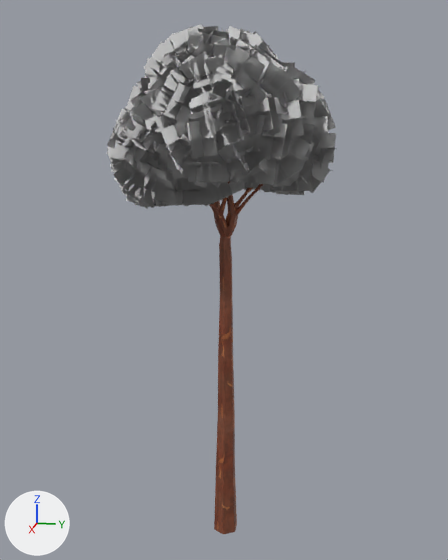
The FBX model Assets/art/nature/Trees/mesh/treeTop.fbx: old version first, new version second.
Rendered twice from a camera (50 mm lens) standing at (30.34, 3.4, 12.6) and looking at (13.0, -0.07, 8.27). The axes (+X, +Y, +Z) are drawn at lower left. The lights are the same throughout. Where no turn or scale is listed for an object, it has been applied to the vertices. Vertices at the same position are counted once.

The first picture shows 'treeTop'.
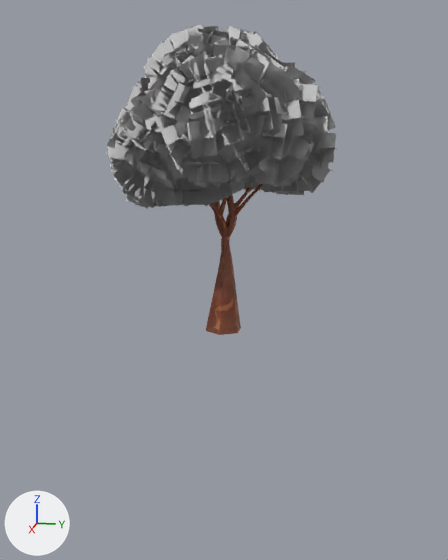
The newer file is also rescaled (x1.823), turned or shifted as a whole; pictures and numbers use the older file's frame.

Changed parts and their boxes (x1, y1, x2, y2) in the pictures (448 x 560 px; the box of a moved part takes in the faces that stretch with it):
'treeTop', reshaped (39% shorter): before (107, 24, 337, 534); after (107, 24, 337, 335)
part 1 of me_plane_001, moved or reshaped: before (212, 207, 243, 534); after (206, 207, 243, 335)
part 2 of me_plane_001, surface changed: before (219, 244, 232, 297); after (219, 245, 233, 265)

Diff of the bpy script that builds the scene:
```diff
--- a/Assets/art/nature/Trees/mesh/treeTop.fbx.py
+++ b/Assets/art/nature/Trees/mesh/treeTop.fbx.py
@@ me_plane_001 @@
 # used by ob_treetop; location = (13.1, 0.0, 0.0)
-me_plane_001.from_pydata(...)  # 10204 vertices, 3411 faces; spans x -3.1..3.3, y -3.2..3.0, z 0.1..15.2
+me_plane_001.from_pydata(...)  # 10192 vertices, 3399 faces; spans x -3.1..3.3, y -3.2..3.0, z 6.8..15.2
+# me_plane_001 part 1
+# 25 vertices are removed from x -0.4..0.4, y -0.3..0.4, z 0.1..10.3
+# 60 faces are deleted
+# 3 vertices in x -0.3..-0.2, y -0.2..0.2, z 7.8 move by (0.1, 0.0, 1.0)
+# 3 vertices in x 0.0..0.1, y -0.2..0.2, z 7.8 move by (0.0, 0.0, 1.0)
+# 11 vertices move from x -0.2..0.3, y -0.3..0.2, z 5.9..10.3 to x -0.4..0.3, y -0.4..0.3, z 7.8..10.3
+# 13 vertices are added at x -0.5..0.6, y -0.5..0.4, z 6.8..10.3
+# 48 new faces join them, mat_wood (picture img_bark_07_basecolor_1k_png)
+# me_plane_001 part 2: 24 kept faces spanning x -0.4..0.3, y -0.4..0.3, z 7.8..9.3 get new texture (UV) coordinates
 me_plane_001.materials.append(mat_wood)
```
